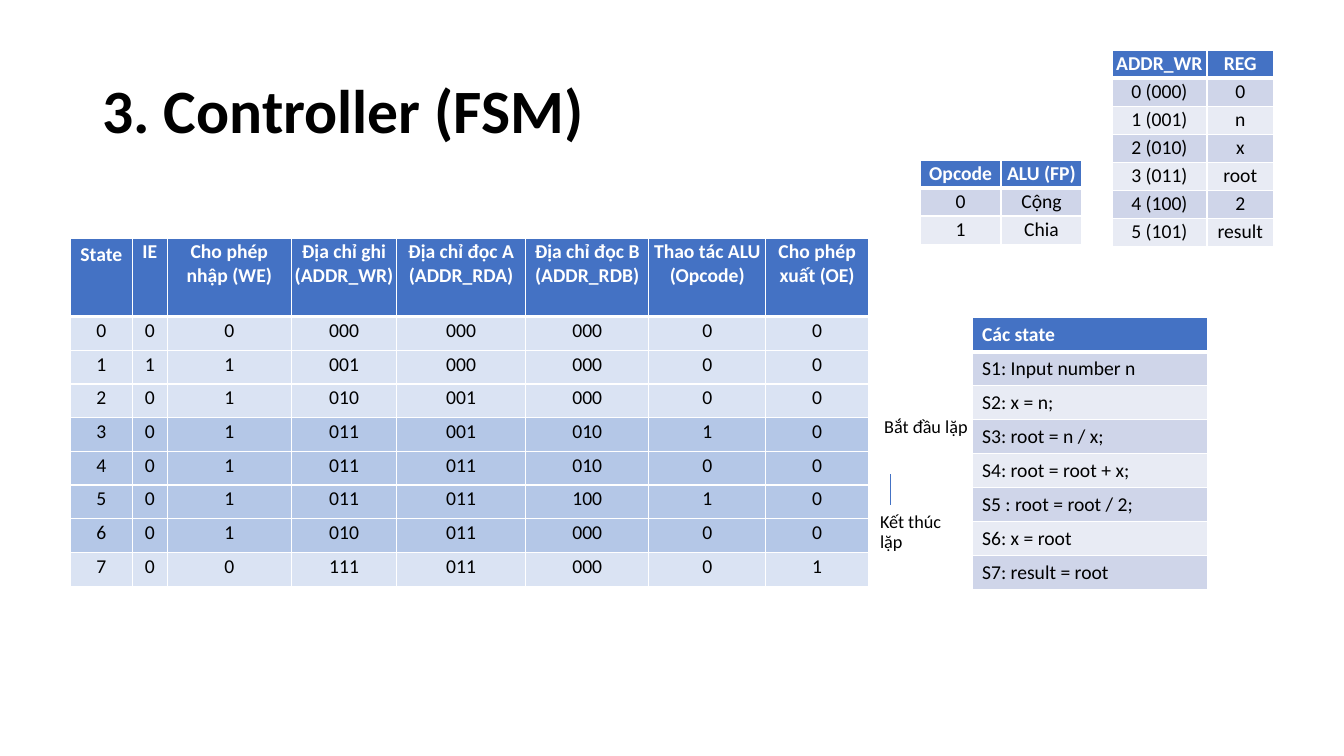
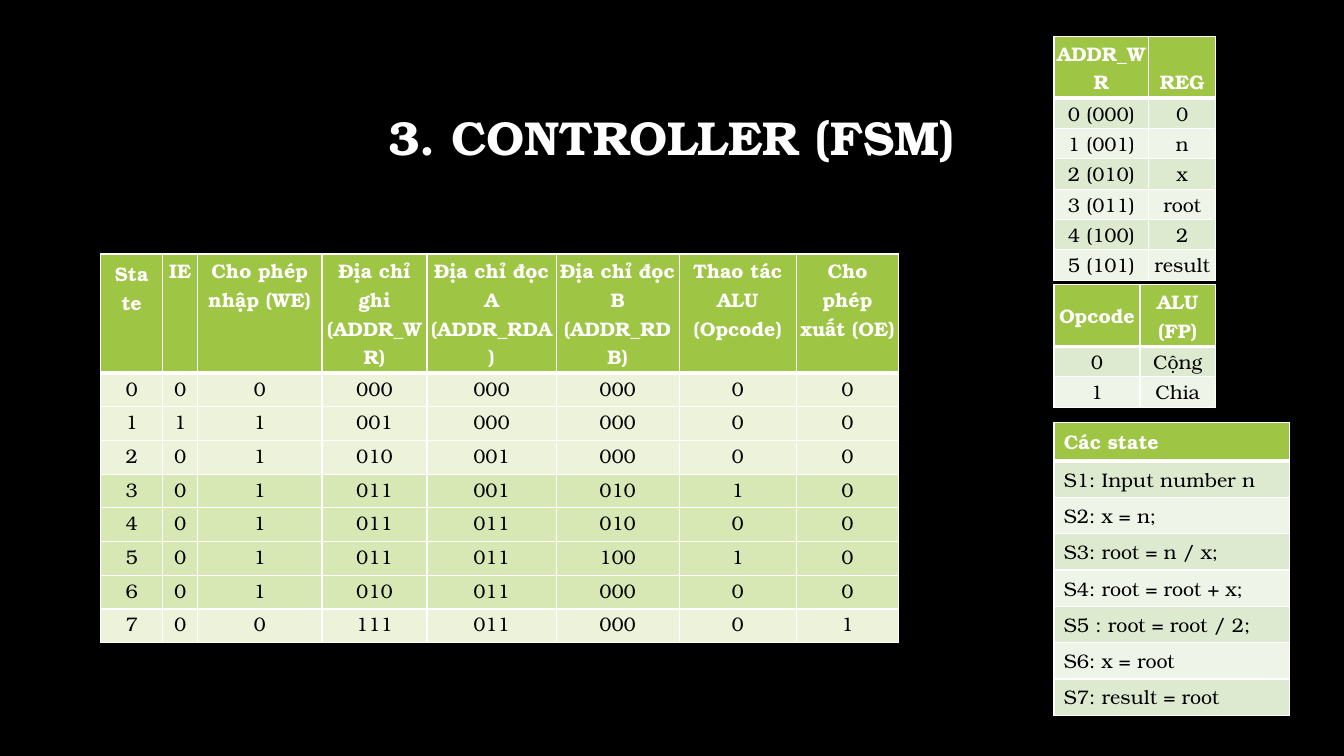
Before and after one commit to hohaicongthuan/Share-To-Other, a slide deck: slide 11 of Group Project/FloatingPointSquareRoot/Floating Point Squareroot.pptx. Drawn at 1344x756 pixels with LibreOffice and Linux fonts; fonts in the diff are those of the drawing; background and template pictures are left out. Boxes give left, top, right and bottom in pixels: in the first picture for what was removed or moved away, otherwise in the second. Text is boxed around its words. In the diff, an @@ line names an element or a change of style, - is before the commit and + after.

```diff
--- a/Group Project/FloatingPointSquareRoot/Floating Point Squareroot.pptx
+++ b/Group Project/FloatingPointSquareRoot/Floating Point Squareroot.pptx
@@ background #FFFFFF to picture (left out) @@
@@ table at <box>1055,36,1216,279</box> @@
@@ fill #4472C4 to #9EC544 in row 1 @@
@@ fill #CFD5EA to #DFEACF in 6 cells @@
@@ fill #E9EBF5 to #F0F5E9 in 6 cells @@
@@ font Calibri to TeX Gyre Bonum @@
@@ table: place and size @@
-table at <box>1112,50,1273,245</box>
+table at <box>1055,36,1216,279</box>
@@ title at <box>388,120,955,163</box>: text changed; size 44 to 34 pt; font Calibri to TeX Gyre Bonum; text colour #000000 to #FFFFFF @@
-3. Controller (FSM)
+3. CONTROLLER (FSM)
@@ table at <box>101,254,899,636</box> @@
@@ fill #4472C4 to #9EC544 in row 1 @@
@@ fill #DAE3F3 to #ECF3DA in 32 cells @@
@@ fill #B4C7E7 to #D8E8B4 in 32 cells @@
@@ font Calibri to TeX Gyre Bonum @@
@@ table: place and size @@
-table at <box>71,238,869,586</box>
+table at <box>101,254,899,636</box>
@@ table at <box>1055,285,1216,404</box> @@
@@ fill #4472C4 to #9EC544 in row 1 @@
@@ fill #CFD5EA to #DFEACF in row 2 @@
@@ fill #E9EBF5 to #F0F5E9 in row 3 @@
@@ font Calibri to TeX Gyre Bonum @@
@@ table: place and size @@
-table at <box>921,160,1082,243</box>
+table at <box>1055,285,1216,404</box>
@@ text removed at <box>884,418,967,436</box> @@
-Bắt đầu lặp
@@ table at <box>1055,422,1291,709</box> @@
@@ fill #4472C4 to #9EC544 in row 1, column 1 @@
@@ fill #CFD5EA to #DFEACF in 4 cells @@
@@ fill #E9EBF5 to #F0F5E9 in 3 cells @@
@@ font Calibri to TeX Gyre Bonum @@
@@ table: place and size @@
-table at <box>972,318,1208,587</box>
+table at <box>1055,422,1291,709</box>
@@ line removed from (891, 475) to (891, 505) @@
@@ text removed at <box>880,514,941,551</box> @@
-Kết thúc lặp
```
Also in this commit, not shown: 21 other slides changed, 1 slide added.
